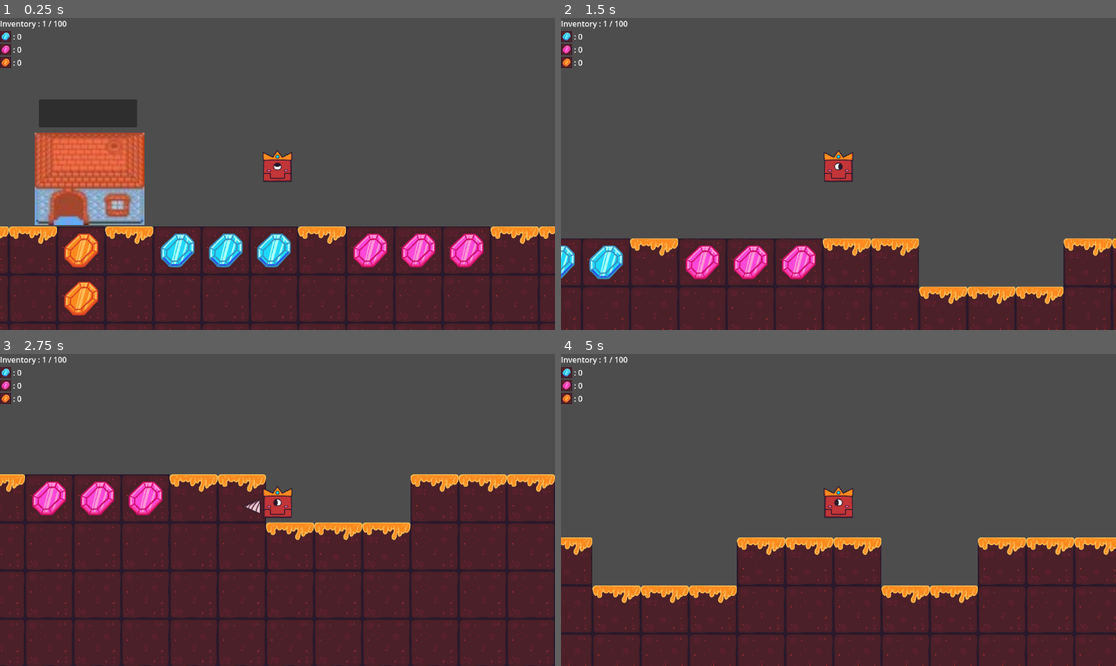
Above: before the commit, frames 1-4 (two rows, left to right).
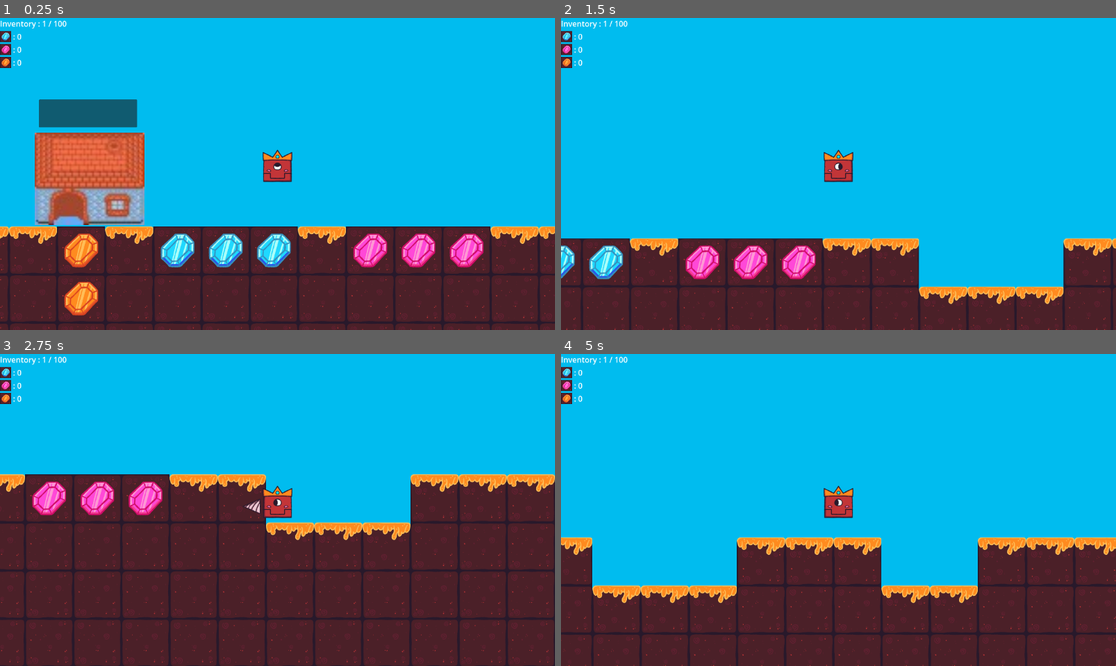
Above: after the commit, the same moments.

Repository: Belhage/King-in-the-Mountain
Game: Godot game, scene res://Scenes and Scripts/Main Scene/world.tscn
Same seed, same stepped clock (60 frames per second), same inputs: the game is played once before the commit and once after it.
Inputs:
- Up to frame 1 (0.25 s): no input
- Up to frame 2 (1.5 s): hold D (Move Right) from 0.53 s (still down); tap W (Move Up) at 0.77 s
- Up to frame 3 (2.75 s): tap W (Move Up) at 1.52 s; release D (Move Right) at 2.03 s; hold A (Move Left) from 2.03 s (still down)
- Up to frame 4 (5 s): tap Enter at 2.75 s; release A (Move Left) at 2.78 s; hold D (Move Right) 2.78-4.28 s; tap W (Move Up) at 3.02, 3.77, 4.52 s; hold A (Move Left) from 4.28 s (still down)

The runs differ from the first frame. In frame 1, 60% of the frame differs, in the area x 0-100%, y 0-68%; in frame 2, 74%, in the area x 0-100%, y 0-87%; in frame 3, 42%; in frame 4, 65%.

Commit message:
background color

Diff:
--- a/Scenes and Scripts/Main Scene/world.tscn
+++ b/Scenes and Scripts/Main Scene/world.tscn
@@ -13,6 +13,19 @@
 script = ExtResource("1_tices")
 player = NodePath("Player Character")
 map = NodePath("World TileMap")
+
+[node name="CanvasLayer" type="CanvasLayer" parent="."]
+layer = -1
+
+[node name="ColorRect" type="ColorRect" parent="CanvasLayer"]
+anchors_preset = 15
+anchor_right = 1.0
+anchor_bottom = 1.0
+grow_horizontal = 2
+grow_vertical = 2
+size_flags_horizontal = 3
+size_flags_vertical = 3
+color = Color(0, 0.737255, 0.937255, 1)
 
 [node name="World TileMap" parent="." instance=ExtResource("2_ponb5")]
 
--- a/project.godot
+++ b/project.godot
@@ -61,3 +61,4 @@
 
 renderer/rendering_method="gl_compatibility"
 renderer/rendering_method.mobile="gl_compatibility"
+viewport/transparent_background=true
